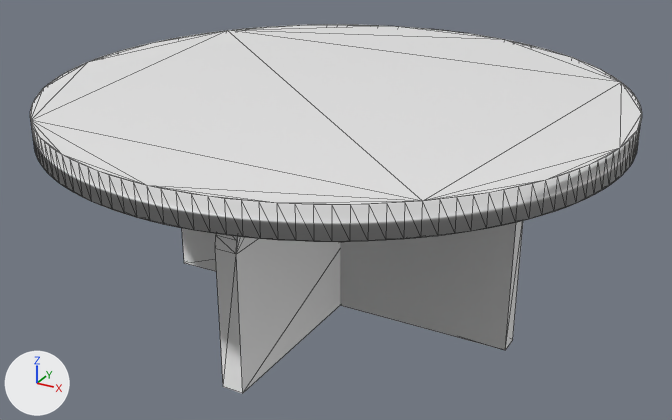
An edit to the glTF model main/webapp/assets/models/table.glb, drawn before and after from the same camera.
Camera for both pictures: a camera (50 mm lens) standing at (2.97, -5.41, 3.4) and looking at (-0.01, 0.01, 0.69). The axes (+X, +Y, +Z) are drawn at lower left. The lights are the same throughout. Mesh edges are drawn as thin lines. Where no turn or scale is listed for an object, it has been applied to the vertices.
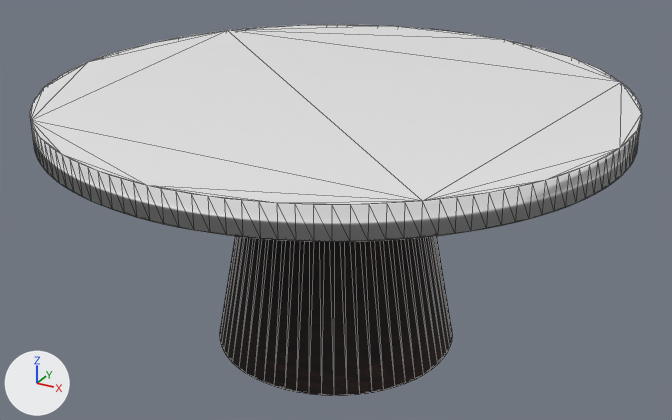
Pixel boxes (x1, y1, x2, y2) of what changed, in the pictures (672 x 420 px):
'Cube', deleted: before (182, 221, 523, 393)
'Cylinder.001', added: after (220, 236, 452, 396)

The change, as a diff of the scene's bpy script:
```diff
--- a/main/webapp/assets/models/table.glb.py
+++ b/main/webapp/assets/models/table.glb.py
@@ img_wood01_diffuse @@
+img_wood01_diffuse = load_image('wood01_diffuse', '_unpacked/wood01_diffuse', 2048, 2048, 'sRGB')
@@ img_wood01_normal @@
+img_wood01_normal = load_image('wood01_normal', '_unpacked/wood01_normal', 2048, 2048, 'Non-Color')
@@ img_wood01_glossiness @@
+img_wood01_glossiness = load_image('wood01_glossiness', '_unpacked/wood01_glossiness', 2048, 2048, 'Non-Color')
@@ mat_dark_wood @@
+mat_dark_wood = bpy.data.materials.new('Dark wood')
+# uses the picture img_wood01_diffuse
+# uses the picture img_wood01_glossiness
+# uses the picture img_wood01_normal
@@ me_cylinder_002 @@
+me_cylinder_002.from_pydata(...)  # 128 vertices, 252 faces; spans x -0.88..0.88, y -0.88..0.88, z -0.9..0.9
+me_cylinder_002.materials.append(mat_dark_wood)
@@ ob_cube @@
-ob_cube = bpy.data.objects.new('Cube', me_cube_001)
-ob_cube.location = (0.0, 0.0, 0.724)
-ob_cube.rotation_euler = (3.142, 0.0, 0.0)  # degrees (180, 0, 0)
-ob_cube.scale = (-0.0756, -1.36, -0.756)
@@ ob_cylinder_001 @@
+ob_cylinder_001 = bpy.data.objects.new('Cylinder.001', me_cylinder_002)
+ob_cylinder_001.location = (0.0, 0.0, 0.604)
```
